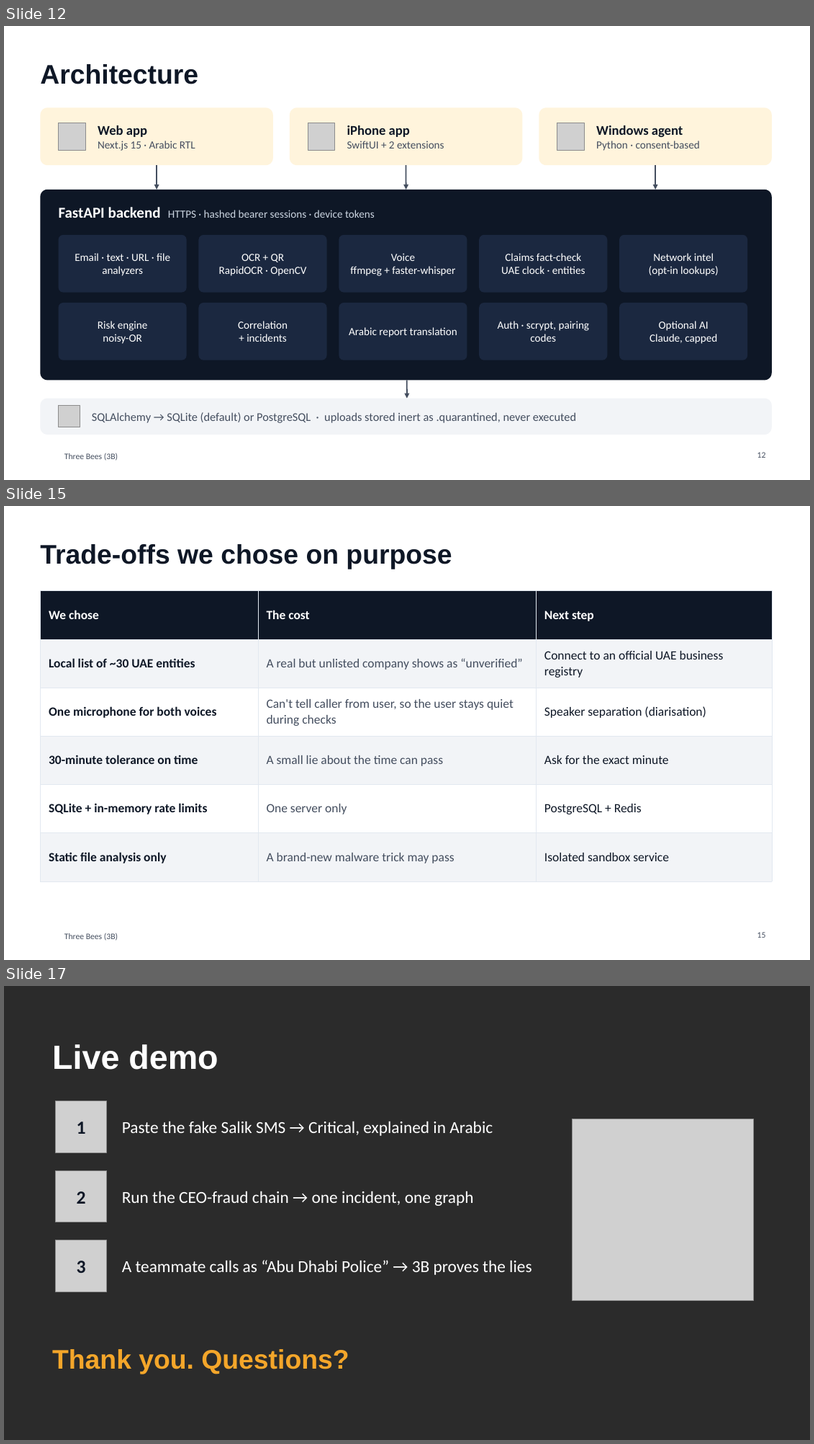
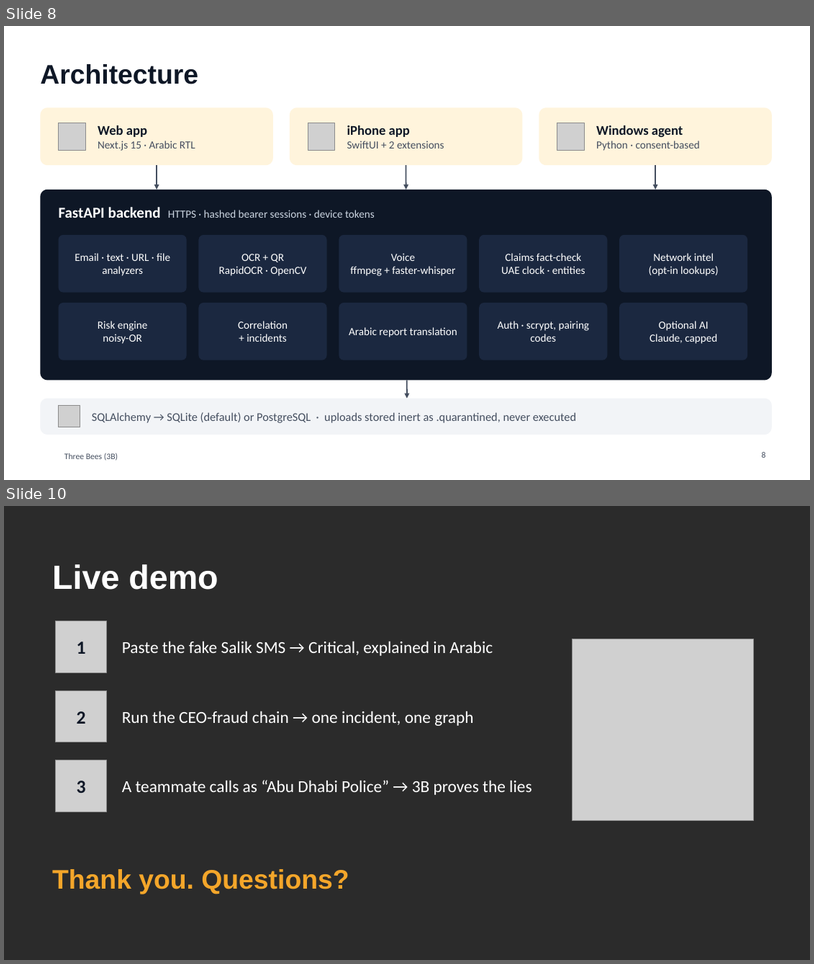
Before and after one commit to Mezx-1/three-bees, a slide deck: docs/presentation/ThreeBees_3B.pptx. Shown one above the other, each under a label of ours: slides 12, 15 and 17 before the commit, slides 8 and 10 after it; the slides between them are not shown. The pictures are 814x1444 and 814x964 pixels, drawn with LibreOffice and Linux fonts; fonts in the diff are those of the drawing; grey boxes stand for pictures; background and template pictures are left out; a plain dark background stands for a picture behind light text. Boxes give left, top, right and bottom in pixels: in the first picture for what was removed or moved away, otherwise in the second. Text is boxed around its words. In the diff, an @@ line names an element or a change of style, - is before the commit and + after.

```diff
--- a/docs/presentation/ThreeBees_3B.pptx
+++ b/docs/presentation/ThreeBees_3B.pptx
@@ slide 15 removed at (x1=4, y1=506, x2=810, y2=960), background #FFFFFF; not listed: 1 template element that a slide beside it also shows @@
@@ title removed at (x1=40, y1=544, x2=452, y2=569) @@
-Trade-offs we chose on purpose
@@ table removed at (x1=40, y1=591, x2=772, y2=866), 6 rows, 3 columns @@
-We chose | The cost | Next step
-Local list of ~30 UAE entities | A real but unlisted company shows as “unverified” | Connect to an official UAE business registry
-One microphone for both voices | Can't tell caller from user, so the user stays quiet during checks | Speaker separation (diarisation)
-30-minute tolerance on time | A small lie about the time can pass | Ask for the exact minute
-SQLite + in-memory rate limits | One server only | PostgreSQL + Redis
-Static file analysis only | A brand-new malware trick may pass | Isolated sandbox service
@@ page number removed at (x1=758, y1=932, x2=766, y2=937) @@
-15
@@ what was slide 12 is now slide 8 @@
@@ page number at (x1=762, y1=452, x2=766, y2=457): text changed @@
-12
+8
@@ what was slide 17 is now slide 10 @@
```
Also in this commit, not shown: 1 slide changed, 2 slides added, 8 other slides removed.
